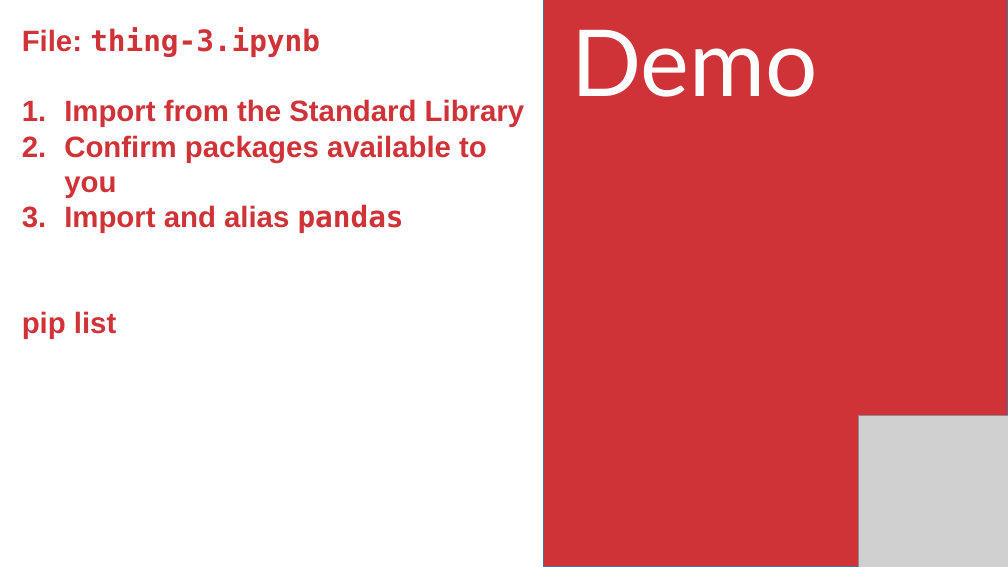
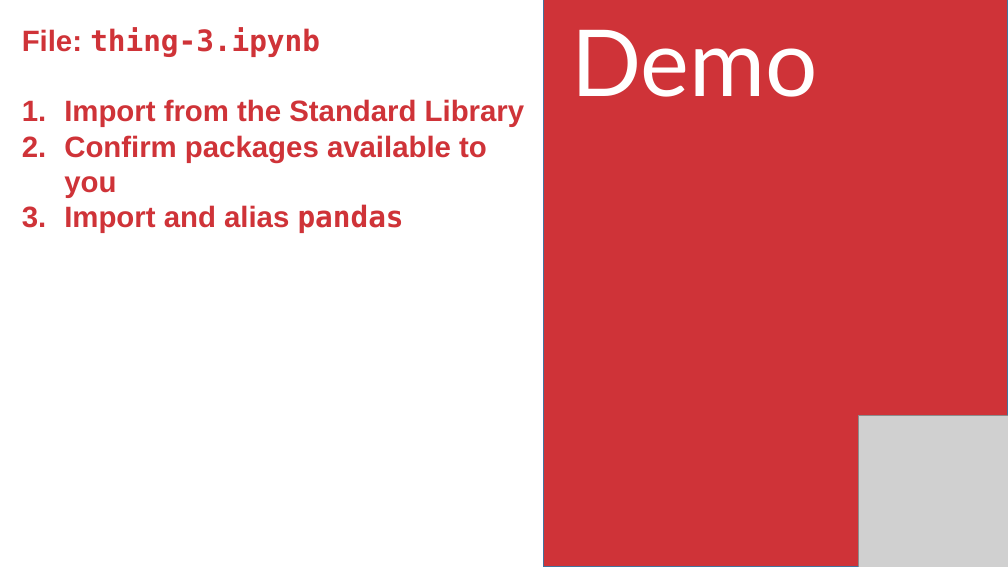
Before and after one commit to stringfestdata/aina-getting-started-python, a slide deck: slide 13 of five-things-excel-python.pptx (slide 12 before the commit). Drawn at 1008x567 pixels with LibreOffice and Linux fonts; fonts in the diff are those of the drawing; grey boxes stand for pictures. Boxes give left, top, right and bottom in pixels: in the first picture for what was removed or moved away, otherwise in the second. Text is boxed around its words. In the diff, an @@ line names an element or a change of style, - is before the commit and + after.

```diff
--- a/five-things-excel-python.pptx
+++ b/five-things-excel-python.pptx
@@ text at [22,311,116,339]: paragraph removed @@
-pip list
```
Also in this commit, not shown: 8 other slides changed, 1 slide added, 7 other files.
